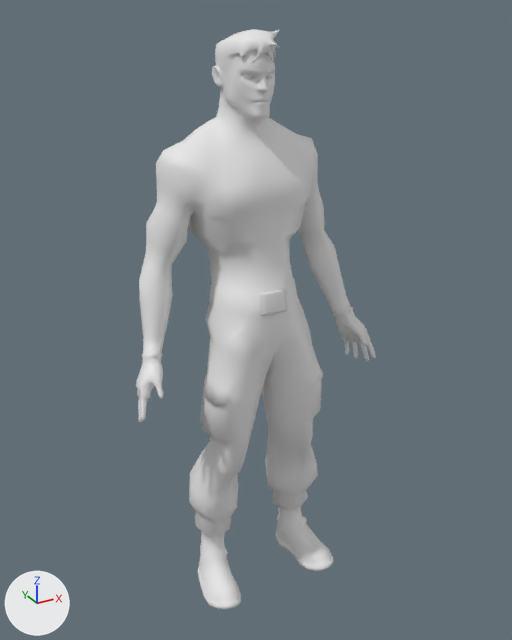
The FBX model La biere pong/projet_SOFA/projet_SOFAContent/Models/superBoy.fbx: old version first, new version second.
Rendered twice from a camera (50 mm lens) standing at (-0.00924, -0.01587, 0.01748) and looking at (0.00004, 0.00102, 0.00904). The lights are fixed; the arrows at lower left show +X, +Y and +Z.

The first picture shows 'Generic'.
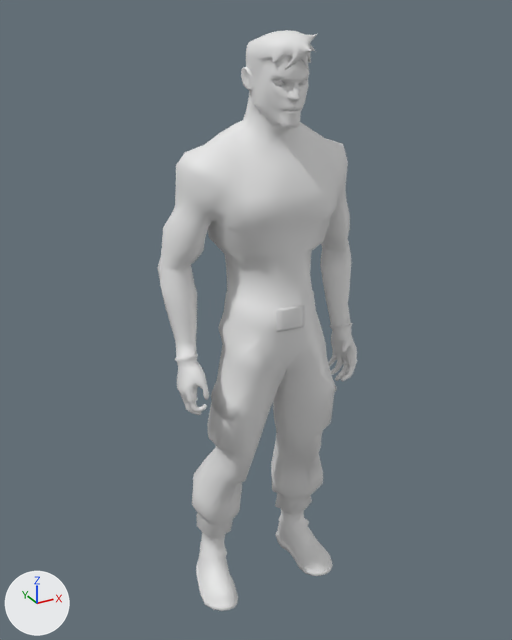
Boxes (x1, y1, x2, y2) around the edits, measured in the pictures (512 x 640 px; the box of a moved part takes in the faces that stretch with it):
'Generic', reshaped, moved, turned: before (136, 29, 376, 609); after (157, 30, 357, 611)
part 1 of me_generic, moved or reshaped: before (297, 223, 376, 361); after (320, 232, 357, 382)
part 2 of me_generic, moved or reshaped: before (136, 253, 178, 423); after (157, 260, 209, 415)

What changed in the scene script:
```text
Change me_generic:
    used by ob_generic; location = (0.0, 0.0, 0.0); rotation_euler = (1.571, 0.0, 0.0), in degrees (90, 0, 0); scale = (0.0, 0.0, 0.0)
    remove me_generic.from_pydata(...)  # 2489 vertices, 4910 faces; spans x -4041.0..4061.0, y -53.0..17343.0, z -2904.0..847.0
    add me_generic.from_pydata(...)  # 2489 vertices, 4910 faces; spans x -3084.0..3141.0, y -53.0..17343.0, z -2904.0..847.0
    me_generic part 1: 364 of 2489 vertices moved; they spanned x 2236.0..4061.0, y 7063.0..11408.0, z -2491.0..-2.0 and now span x 1985.0..3141.0, y 7282.0..11408.0, z -2491.0..-56.0; mean shift (-1140.0, 85.0, 18.0); largest move (4060.0, 7350.0, -240.0) -> (2144.0, 7472.0, -134.0)
    me_generic part 2: 359 of 2489 vertices moved; they spanned x -4041.0..-2272.0, y 7063.0..11255.0, z -2340.0..-2.0 and now span x -3084.0..-2046.0, y 7259.0..11470.0, z -2328.0..43.0; mean shift (976.0, 153.0, 184.0); largest move (-4040.0, 7350.0, -240.0) -> (-2349.0, 7821.0, -63.0)
Change ob_generic:
    ob_generic.location: (0.0, 0.0, 0.0) -> (-0.00008, 0.00001, -0.00003)
    ob_generic.rotation_euler: (1.571, 0.0, 0.0) -> (1.67, 0.00695, -0.0448)  # degrees (90, 0, 0) -> degrees (96, 0.4, -2.6)
```
